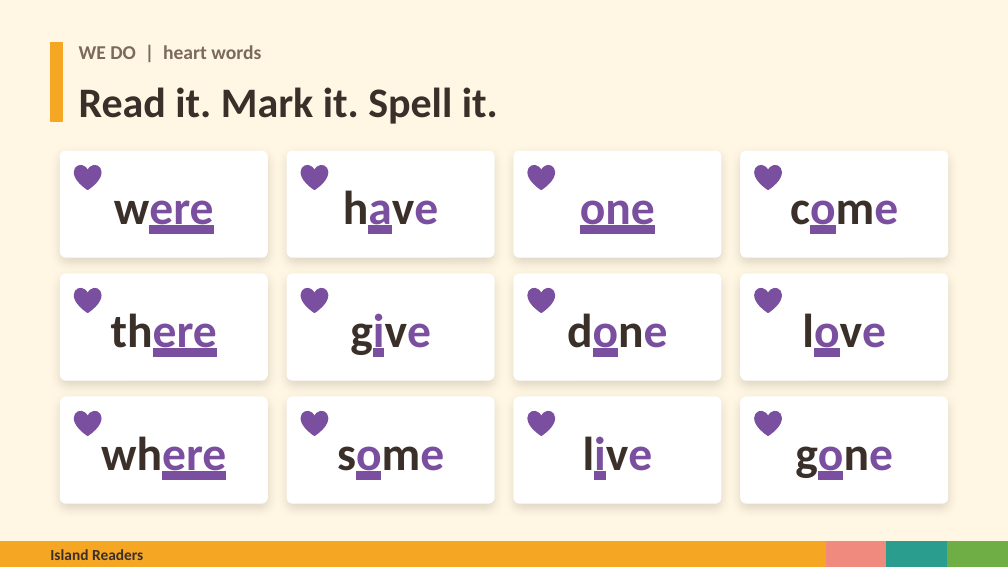
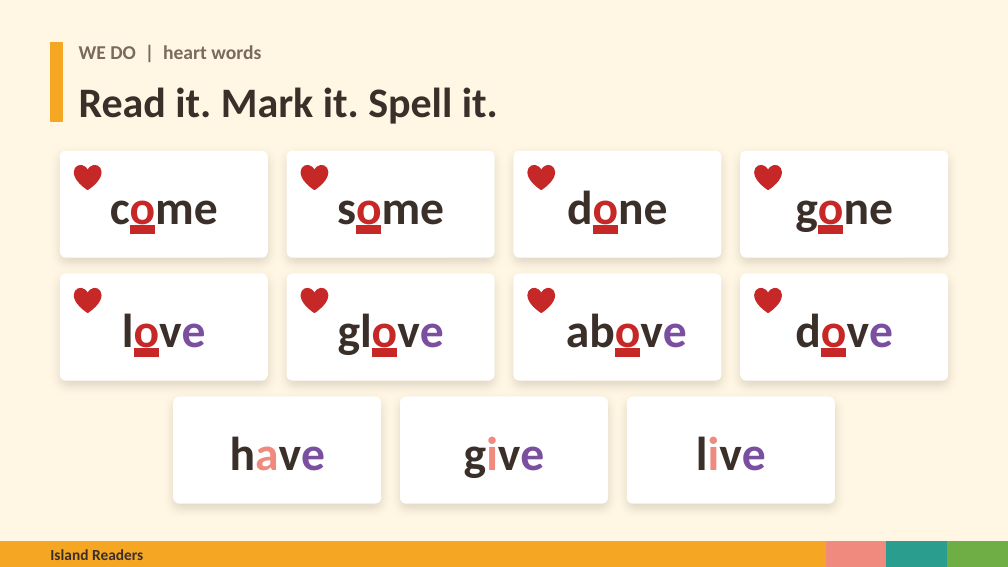
Before and after one commit to Silkwormx/island-readers, a slide deck: slide 21 of materials/unit5/Island_Readers_Tricky_e_Endings.pptx (slide 14 before the commit). Drawn at 1008x567 pixels with LibreOffice and Linux fonts; fonts in the diff are those of the drawing. Boxes give left, top, right and bottom in pixels: in the first picture for what was removed or moved away, otherwise in the second. Text is boxed around its words. In the diff, an @@ line names an element or a change of style, - is before the commit and + after.

```diff
--- a/materials/unit5/Island_Readers_Tricky_e_Endings.pptx
+++ b/materials/unit5/Island_Readers_Tricky_e_Endings.pptx
@@ text at <box>110,200,218,234</box>: text changed; text colour #7B4FA0 to #3B2F2A @@
-were
+come
@@ text at <box>337,200,444,234</box>: text changed @@
-have
+some
@@ text at <box>567,190,667,234</box>: text changed; text colour #7B4FA0 to #3B2F2A @@
-one
+done
@@ text at <box>795,200,892,234</box>: text changed @@
-come
+gone
@@ fill #7B4FA0 to #C62828; outline #7B4FA0 1 pt to #C62828 1 pt in 8 elements at <box>75,165,101,190</box>, <box>301,165,328,190</box>, <box>528,165,554,190</box>, <box>755,165,781,190</box>, <box>75,288,101,312</box>, <box>301,288,328,312</box>, <box>528,288,554,312</box>, <box>755,288,781,312</box> @@
@@ text at <box>122,313,206,357</box>: text changed; text colour #7B4FA0 to #3B2F2A @@
-there
+love
@@ text at <box>338,313,444,357</box>: text changed @@
-give
+glove
@@ text at <box>566,313,687,357</box>: text changed @@
-done
+above
@@ text at <box>795,313,893,357</box>: text changed @@
-love
+dove
@@ heart removed at <box>75,411,101,435</box> @@
@@ heart removed at <box>301,411,328,435</box> @@
@@ 3 rounded rectangles, 1 text: place and size @@
-3 rounded rectangles, 1 text at <box>60,397,721,503</box>
+3 rounded rectangles, 1 text at <box>174,397,834,503</box>
@@ heart removed at <box>528,411,554,435</box> @@
@@ text "live" at <box>696,436,766,471</box>: text colour #7B4FA0 to #F08A7E, underline off in "live" @@
@@ rounded rectangle removed at <box>741,397,948,503</box> @@
@@ heart removed at <box>755,411,781,435</box> @@
@@ text at <box>230,436,325,471</box>: text changed; text colour #7B4FA0 to #3B2F2A @@
-where
+have
@@ text at <box>464,436,545,478</box>: text changed @@
-some
+give
@@ text removed at <box>795,446,893,480</box> @@
-gone
```
Also in this commit, not shown: 15 other slides changed, 13 slides added, 2 slides removed, 41 other files.
